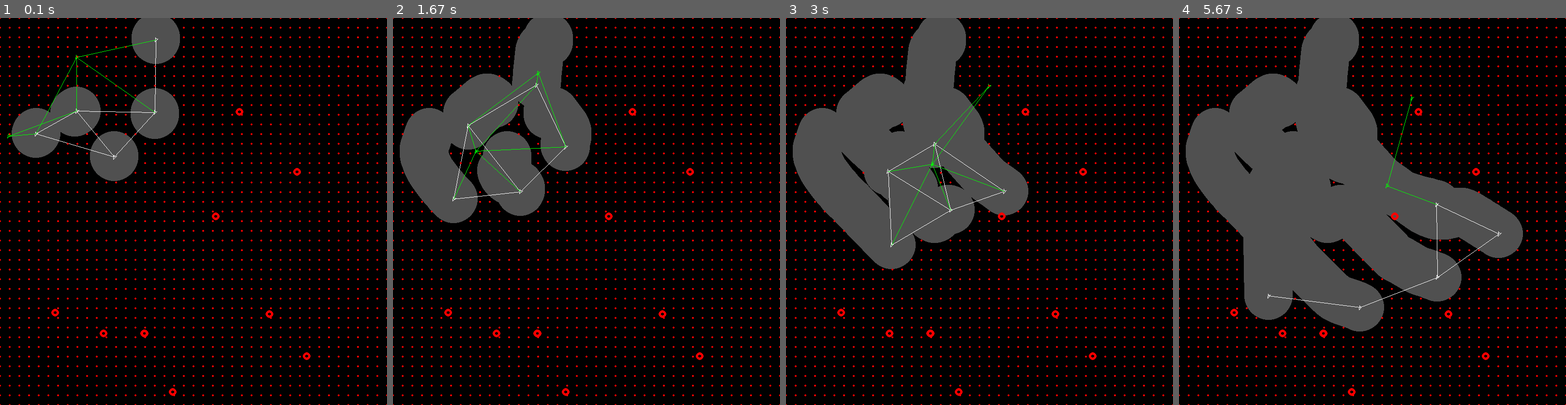
Above: before the commit, frames 1-4 (left to right).
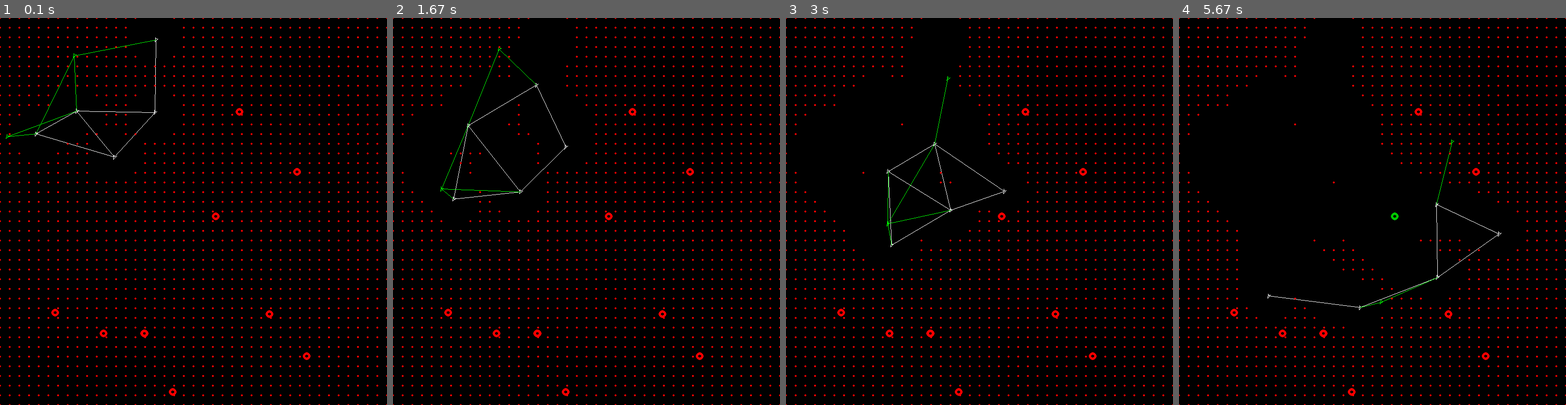
Above: after the commit, the same moments.

Repository: LouisDeOliveira/Projet_VA
Game: pygame game, started from Simulation.py
Two runs of this game, one before a commit and one after it. Both use one fixed random seed, a clock stepped at 60 frames per second and the inputs below.
Inputs:
- Up to frame 1 (0.1 s): no input
- Up to frame 2 (1.67 s): no input
- Up to frame 3 (3 s): no input
- Up to frame 4 (5.67 s): tap Enter every 0.33 s from 3.33 to 5.33 s

The runs differ from the first frame. In frame 1, 6.3% of the frame differs, in the area x 1-47%, y 0-43%; in frame 2, 14%; in frame 3, 21%; in frame 4, 34%, in the area x 1-89%, y 0-81%.

Commit message:
vérificateur

Diff:
--- a/Environnement.py
+++ b/Environnement.py
@@ -26,7 +26,7 @@
 tick_freq = 100
 dt = 1/tick_freq
 q = 100000  # force d'attraction Chercheurs vers points du maillage
-F = 1000000  # force d'attraction Vérificateur vers Target
+F = 100000000  # force d'attraction Vérificateur vers Target
 
 
 class Environment():
@@ -103,20 +103,23 @@
                             ay += f_ressort_y
 
                         # il faudra implémenter le graphe connexe ici
-                        agentA.dico_cible.update(agentB.dico_cible)
-
-                        for id in agentA.dico_cible:
+                        agentA.dico_cible = fusion_dico(
+                            agentA.dico_cible, agentB.dico_cible)
+
+                        ''' for id in agentA.dico_cible:
                             try:
                                 if agentA.dico_cible[id][1] or agentB.dico_cible[id][1]:
                                     dico[id][1] = True
                             except:
-                                pass
+                                pass '''
 
                     if type(agentB) == Target:  # fonctionne, modif champ de vision
-                        if agentB in agentA.neighbours():
+                        if agentB in agentA.neighbours(50):
                             if agentB.id not in agentA.dico_cible:
                                 agentA.dico_cible[agentB.id] = [
-                                    agentB.pos, agentB.state, agentB.id]
+                                    agentB.pos, agentB.checked, agentB.id]
+                                print(agentA.dico_cible)
+                                agentB.targeted = True
                     # print(agentA.dico_cible)
 
                 f_frott_x = f*agentA.speed[0]
@@ -151,36 +154,37 @@
             if type(agentA) == Verificateur:
                 for agentB in self.Agent_list:
                     if type(agentB) == Chercheur or type(agentB) == Verificateur:
-                        agentA.dico_cible.update(agentB.dico_cible)
-
-                        for id in agentA.dico_cible:
+                        agentA.dico_cible = fusion_dico(
+                            agentA.dico_cible, agentB.dico_cible)
+                        ''' for id in agentA.dico_cible:
                             try:
                                 if agentA.dico_cible[id][1] or agentB.dico_cible[id][1]:
                                     dico[id][1] = True
 
                                 # print(agentA.dico_cible)
                             except:
-                                continue
+                                continue '''
                         """except:
                             pass"""
 
                 if agentA.target == None:
                     liste_cibles_libres = []
-                    agent_choisi = None
+                    #agent_choisi = None
                     dist_choisi = np.inf
                     id_choisi = None
+                    pos_choisi = 0
                     for id in agentA.dico_cible:
                         if not agentA.dico_cible[id][1]:
                             liste_cibles_libres.append(agentA.dico_cible[id])
 
                     for e in liste_cibles_libres:
-                        print(e)
-                        if e[1] < dist_choisi:
-                            agent_choisi = e[0]
-                            dist_choisi = e[1]
+                        dist = distance_pos(e[0], agentA.pos)
+                        if dist < dist_choisi:
+                            pos_choisi = e[0]
                             id_choisi = e[2]
-
-                    agentA.target = [agent_choisi, id_choisi]
+                    if len(liste_cibles_libres) != 0:
+                        agentA.target = [pos_choisi, id_choisi]
+                    # agentA.dico_cible[agentA.target[1]]=False
                     # except : pass
 
                 dx = agentA.pos[0]-self.barycentre()[0]
@@ -206,7 +210,7 @@
                             vect_AB(agentA, agentB)[1]
 
                 if agentA.target != None:
-                    print(agentA.target)
+                    # print(agentA.target)
 
                     agentTarget = None
                     for agentB in self.Agent_list:
--- a/Simulation.py
+++ b/Simulation.py
@@ -46,10 +46,12 @@
             Running = False
 
     env.update()
-    env.show_circles()
+    # env.show_circles()
     for agent in env.Agent_list:
         if type(agent) == Chercheur:
             agent.check_mesh()
+        if type(agent) == Verificateur:
+            agent.check_target()
         agent.display()
 
     env.draw_graph()
--- a/Target.py
+++ b/Target.py
@@ -40,5 +40,7 @@
     def display(self):
         x, y = self.pos
         pygame.draw.circle(self.env.screen, red, (x, y), 8, 5)
+        if self.targeted:
+            pygame.draw.circle(self.env.screen, blue, (x, y), 8, 5)
         if self.checked:
             pygame.draw.circle(self.env.screen, green, (x, y), 8, 5)
--- a/Utils.py
+++ b/Utils.py
@@ -56,3 +56,20 @@
 
 def normalize_vector(vect):
     return vect/np.sqrt(vect_norme_carre(vect))
+
+
+def fusion_dico(dic1, dic2):
+    dic = dic1
+    for id in dic2.keys():
+        if id in dic1.keys():
+            if dic1[id][1] == False:
+                dic[id] = dic2[id]
+        else:
+            dic[id] = dic2[id]
+    return dic
+
+
+def distance_pos(a, b):
+    dx = a[0]-b[0]
+    dy = a[1]-b[1]
+    return math.sqrt((dx)**2+(dy)**2)
--- a/Verificateur.py
+++ b/Verificateur.py
@@ -62,14 +62,15 @@
         self.dico_cible = {}  # {id:{pos, state, id}}
         self.time = 0
 
-    def check_target():
-        checked = False
-        while self.time != 0 and self.env.time-self.time <= 5:
-            checked = True
-        if checked:
-            self.dico_cible[self.target[1]] = True
+    def check_target(self):
+        if self.env.time-self.time >= 2 and self.target != None:
+            print("checked")
+            self.dico_cible[self.target[1]][1] = True
+            for agent in self.env.Agent_list:
+                if agent.id == self.target[1]:
+                    agent.checked = True
             self.target = None
-            checked = False
+            self.time = 0
 
     def move(self):
         try:
